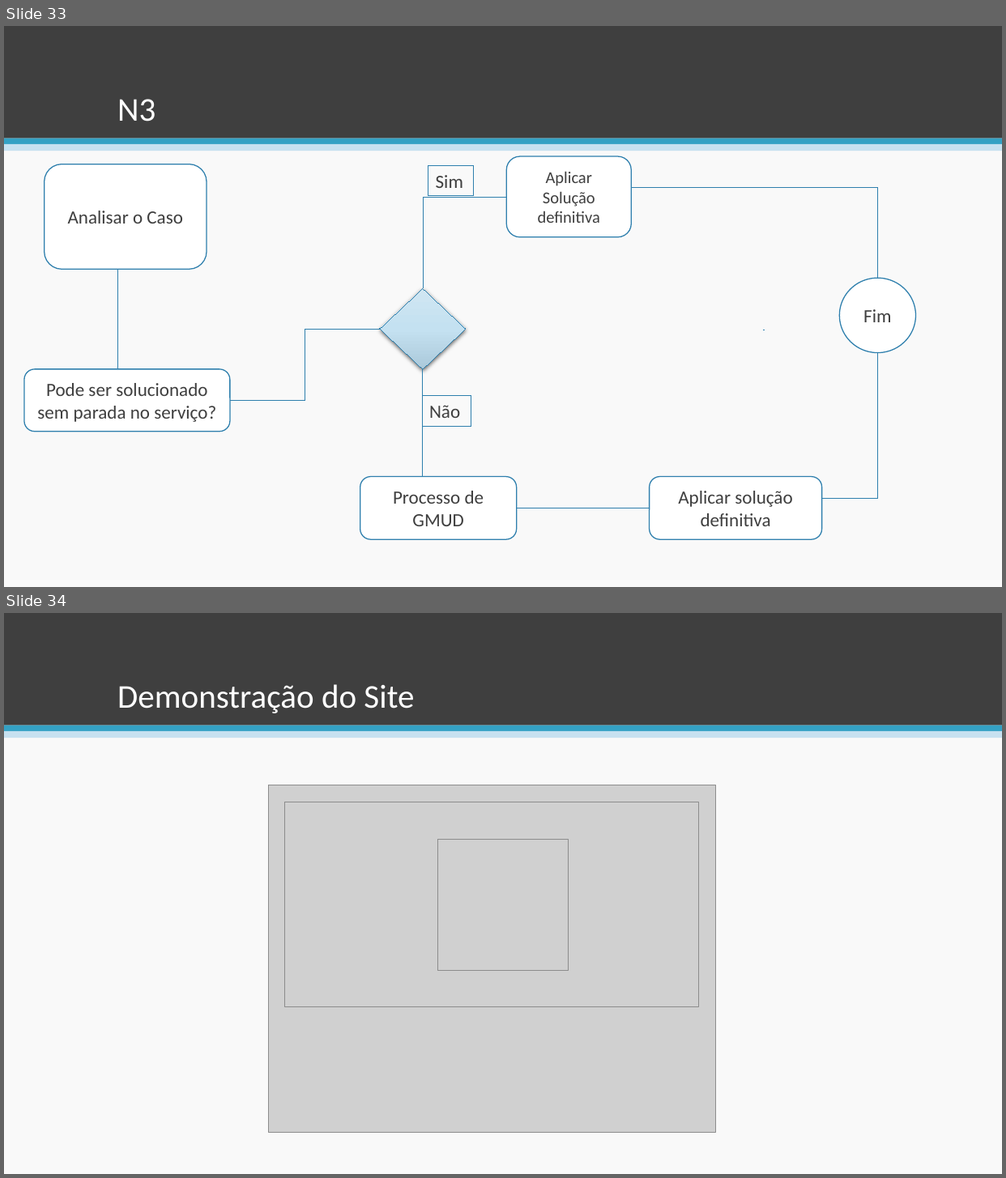
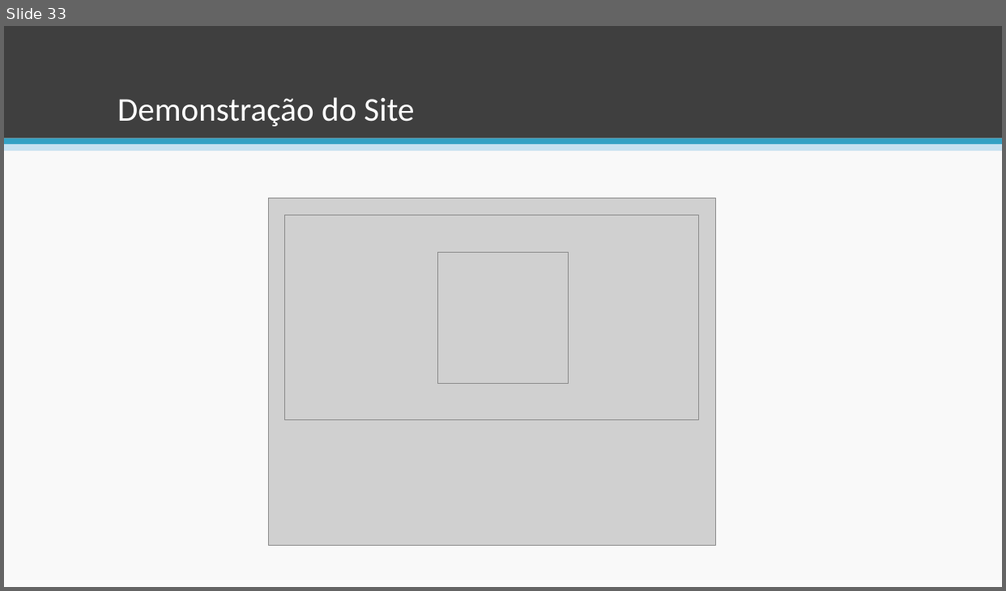
Before and after one commit to esteves-esta/TechHumi, a slide deck: documentacao/Apresentação.pptx. Shown one above the other, each under a label of ours: slides 33 and 34 before the commit, slide 33 after it. The pictures are 1006x1178 and 1006x591 pixels, drawn with LibreOffice and Linux fonts; fonts in the diff are those of the drawing; grey boxes stand for pictures. Boxes give left, top, right and bottom in pixels: in the first picture for what was removed or moved away, otherwise in the second. Text is boxed around its words. In the diff, an @@ line names an element or a change of style, - is before the commit and + after.

```diff
--- a/documentacao/Apresentação.pptx
+++ b/documentacao/Apresentação.pptx
@@ slide 33 removed at (4,26,1002,587), background #F9F9F9; not listed: 3 template elements that a slide beside it also shows @@
@@ title removed at (117,99,155,122) @@
-N3
@@ rounded rectangle removed at (44,165,206,269) @@
-Analisar o Caso
@@ rectangle removed at (428,166,474,196) @@
-Sim
@@ rounded rectangle removed at (506,156,632,237) @@
-Aplicar Solução definitiva
@@ elbow line removed from (632, 188) to (878, 278) @@
@@ elbow line removed from (506, 197) to (423, 288) @@
@@ elbow line removed from (117, 269) to (117, 369) @@
@@ diamond removed at (380,288,466,369) @@
@@ ellipse removed at (839,278,916,353) @@
-Fim
@@ elbow line removed from (380, 329) to (230, 400) @@
@@ line removed from (763, 331) to (765, 331) @@
@@ elbow line removed from (822, 499) to (878, 353) @@
@@ rounded rectangle removed at (24,369,230,432) @@
-Pode ser solucionado sem parada no serviço?
@@ elbow line removed from (423, 369) to (423, 476) @@
@@ rectangle removed at (422,396,471,426) @@
-Não
@@ rounded rectangle removed at (360,476,517,540) @@
-Processo de GMUD
@@ rounded rectangle removed at (650,476,822,540) @@
-Aplicar solução definitiva
@@ elbow line removed from (517, 508) to (650, 508) @@
@@ what was slide 34 is now slide 33 @@
```
Also in this commit, not shown: 3 slides added, 3 other slides removed, 1 other file.
